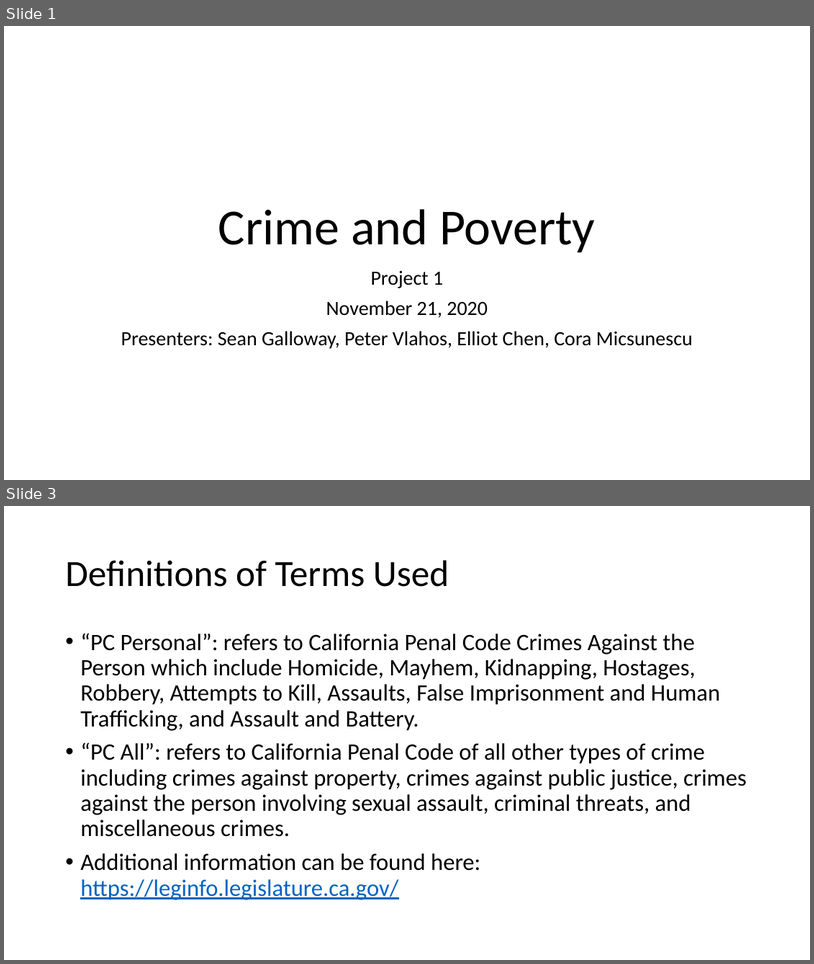
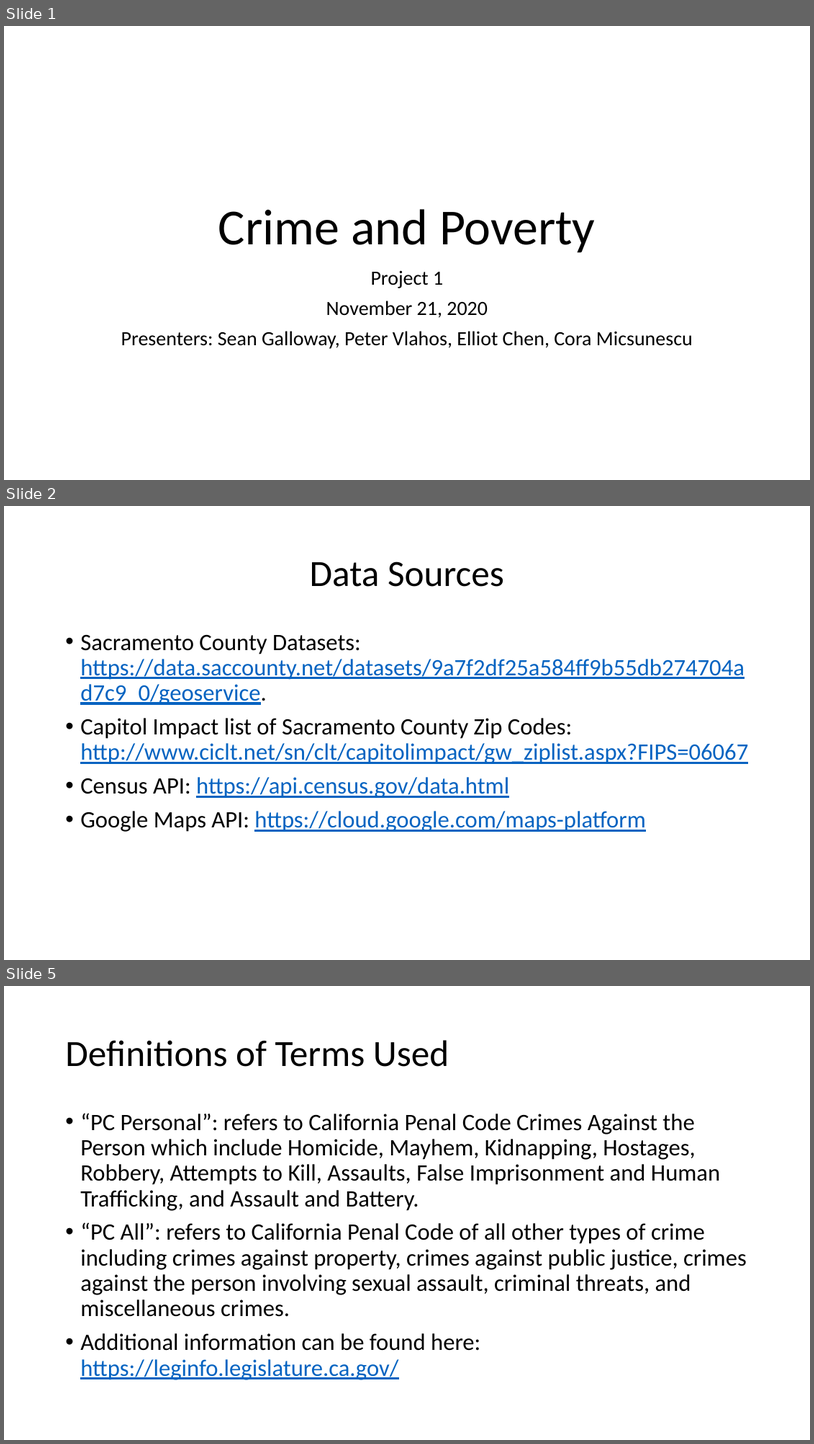
Before and after one commit to sean-galloway/Crime_and_Poverty, a slide deck: Project_1_Presentation.pptx. Shown one above the other, each under a label of ours: slides 1 and 3 before the commit, slides 1, 2 and 5 after it; the slides between them are not shown. The pictures are 814x964 and 814x1444 pixels, drawn with LibreOffice and Linux fonts; fonts in the diff are those of the drawing. Boxes give left, top, right and bottom in pixels: in the first picture for what was removed or moved away, otherwise in the second. Text is boxed around its words. In the diff, an @@ line names an element or a change of style, - is before the commit and + after.

```diff
--- a/Project_1_Presentation.pptx
+++ b/Project_1_Presentation.pptx
@@ slide 2 added at [4,506,810,960], background #FFFFFF @@
@@ title added at [310,561,504,587], 44 pt, text #000000 @@
+Data Sources
@@ text added at [80,634,748,831], 28 pt, text #0563C1, underline @@
+• Sacramento County Datasets: https://data.saccounty.net/datasets/9a7f2df25a584ff9b55db274704ad7c9_0/geoservice.
+• Capitol Impact list of Sacramento County Zip Codes: http://www.ciclt.net/sn/clt/capitolimpact/gw_ziplist.aspx?FIPS=06067
+• Census API: https://api.census.gov/data.html
+• Google Maps API: https://cloud.google.com/maps-platform
@@ what was slide 3 is now slide 5 @@
```
Also in this commit, not shown: 3 slides changed, 2 other slides added.
